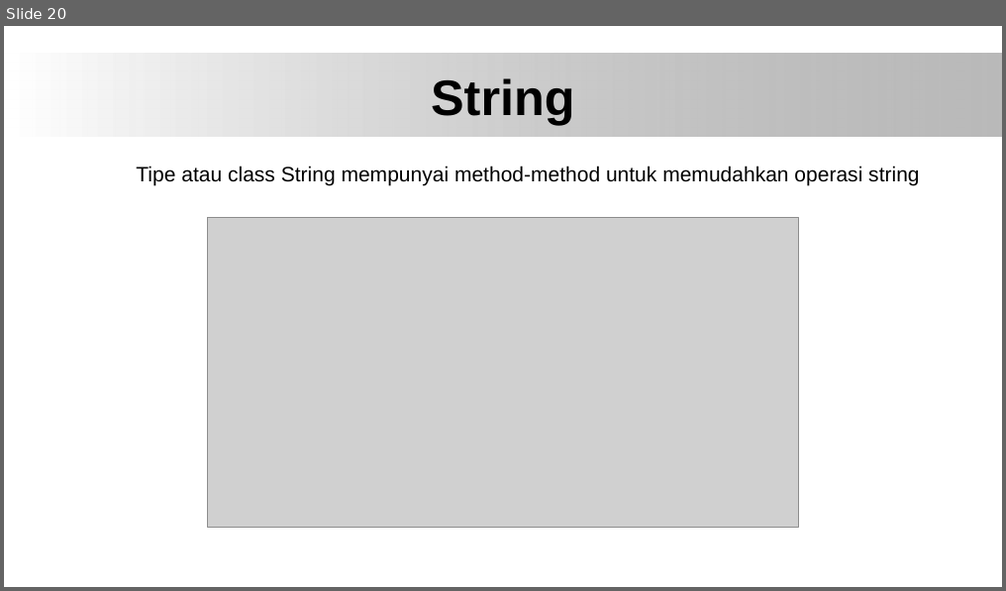
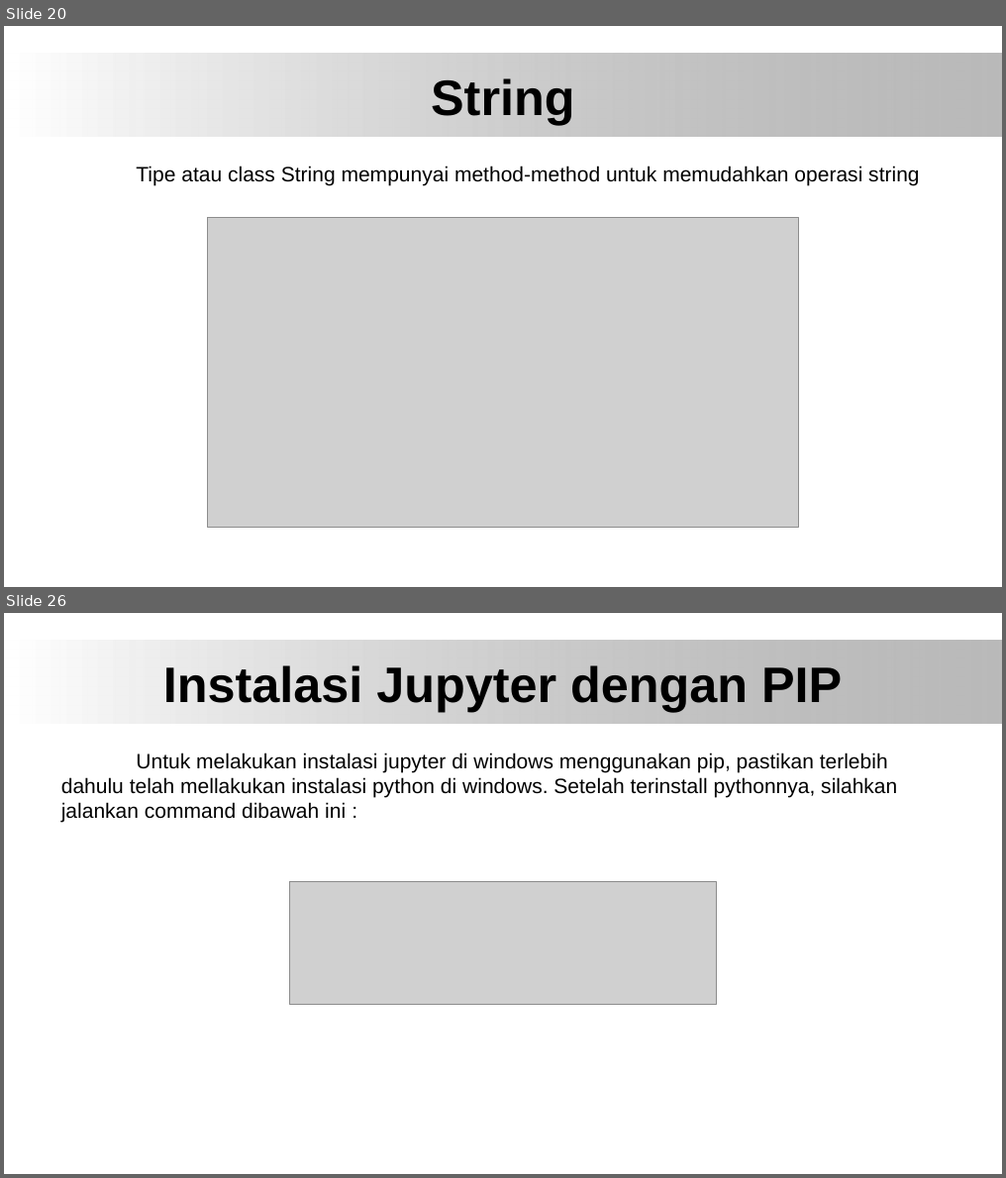
Before and after one commit to bayuytr/Pengantar-Deep-Learning, a slide deck: Tugas 1 Pengantar Python (Bayu Yunan Toro_4IA17_511415304).pptx. Shown one above the other, each under a label of ours: slide 20 before the commit, slides 20 and 26 after it; the slides between them are not shown. The pictures are 1006x591 and 1006x1178 pixels, drawn with LibreOffice and Linux fonts; fonts in the diff are those of the drawing; grey boxes stand for pictures; background and template pictures are left out. Boxes give left, top, right and bottom in pixels: in the first picture for what was removed or moved away, otherwise in the second. Text is boxed around its words. In the diff, an @@ line names an element or a change of style, - is before the commit and + after.

Commit message:
Update File Jupyter and Seaborn

```diff
--- a/Tugas 1 Pengantar Python (Bayu Yunan Toro_4IA17_511415304).pptx
+++ b/Tugas 1 Pengantar Python (Bayu Yunan Toro_4IA17_511415304).pptx
@@ slide 26 added at (x1=4, y1=613, x2=1002, y2=1174), background #FFFFFF; not listed: 1 template element that a slide beside it also shows @@
@@ title added at (x1=163, y1=665, x2=842, y2=711), 48 pt, text #000000, bold @@
+Instalasi Jupyter dengan PIP
@@ text added at (x1=61, y1=753, x2=897, y2=822), 20 pt, text #000000 @@
+Untuk melakukan instalasi jupyter di windows menggunakan pip, pastikan terlebih dahulu telah mellakukan instalasi python di windows. Setelah terinstall pythonnya, silahkan jalankan command dibawah ini :
@@ picture added at (x1=290, y1=881, x2=716, y2=1004) @@
```
Also in this commit, not shown: 1 slide changed, 8 other slides added.
